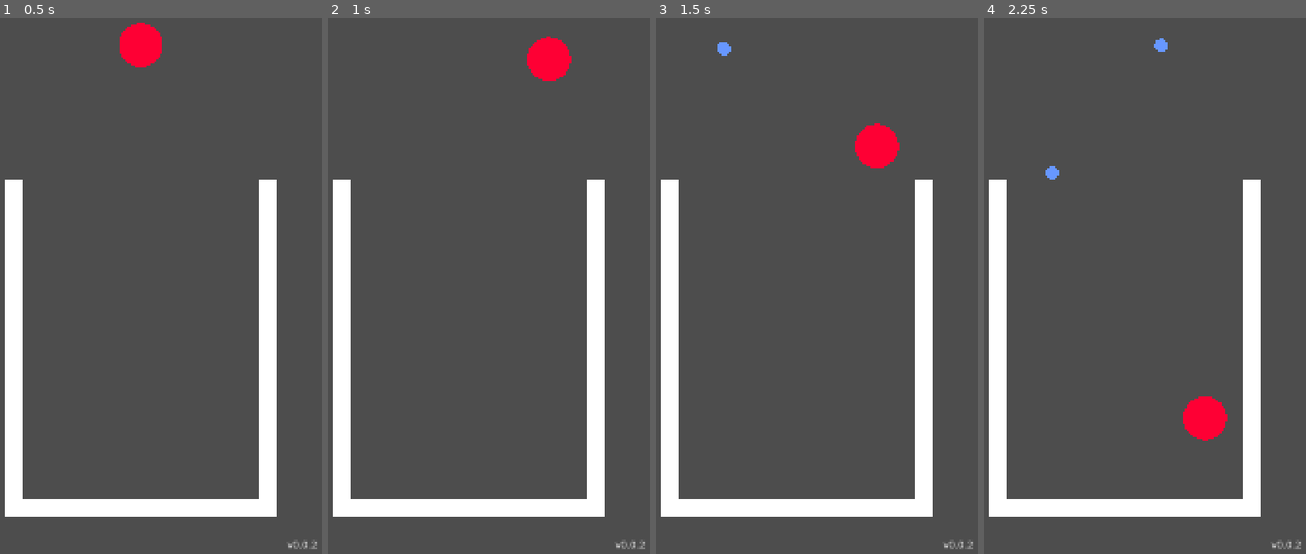
Above: before the commit, frames 1-4 (left to right).
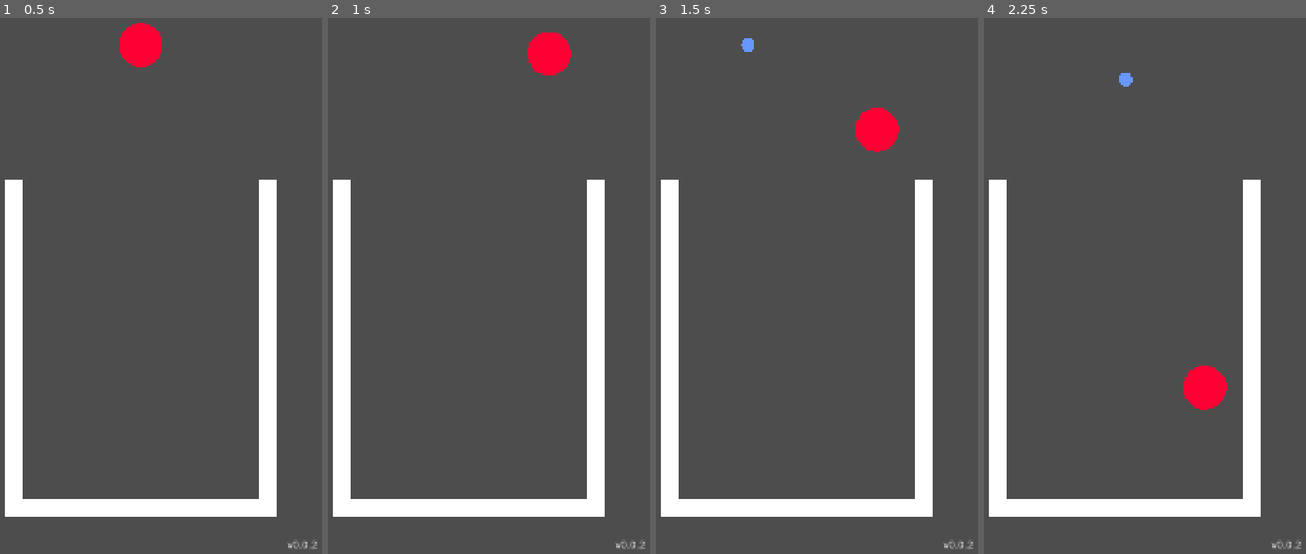
Above: after the commit, the same moments.

Repository: petrsek/Merge-Ball
Game: Godot game, scene res://scenes/endless_mode.tscn
The game is run twice, just before and just after one commit, with the same random seed, the same clock (stepped at 60 frames per second) and the same inputs.
Inputs (mouse positions are in pixels of both pictures, inside the frame that each line leads up to):
- Up to frame 1 (0.5 s): no input
- Up to frame 2 (1 s): tap Enter at 0.5 s; move the mouse to (550, 200) at 0.52 s; click (550, 200) at 0.67 s
- Up to frame 3 (1.5 s): drag from (723, 264) to (797, 168) at 1.27 s
- Up to frame 4 (2.25 s): move the mouse to (1161, 93) at 2.02 s; click (1161, 93) at 2.17 s

Frame 1 is identical in both runs. In frame 2, 0.3% of the frame differs, in the area x 61-76%, y 2-12%; in frame 3, 1.0%; in frame 4, 1.7%, in the area x 19-76%, y 3-79%.

Commit message:
Fixed Instant fall bug

Diff:
--- a/scripts/game_controller.gd
+++ b/scripts/game_controller.gd
@@ -48,7 +48,7 @@
 	# also check if ball exists to prevend 2 balls from falling when doubleclicking
 	if !game_over && ball != null:
 		if event is InputEventMouseButton:
-			if event.button_index == MouseButton.MOUSE_BUTTON_LEFT && event.pressed:
+			if event.button_index == MouseButton.MOUSE_BUTTON_LEFT && !event.pressed:
 				should_drop = true
 		if event is InputEventScreenTouch:
 			# waits for release to allow for dragging to move the ball
